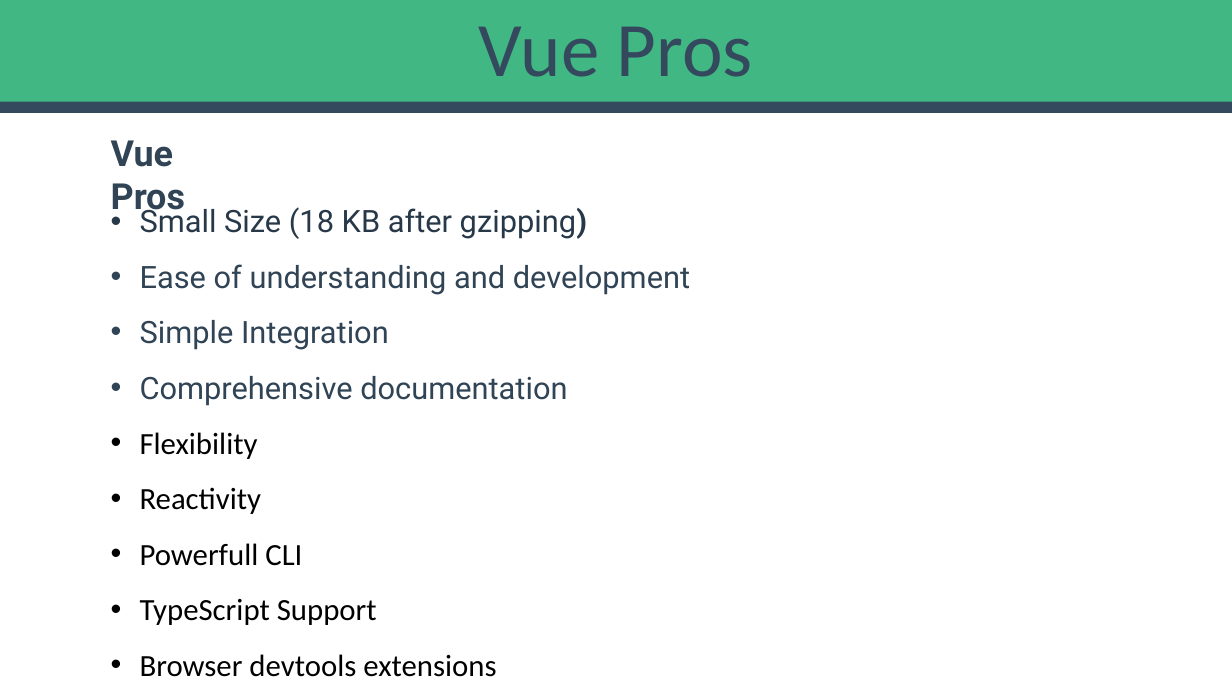
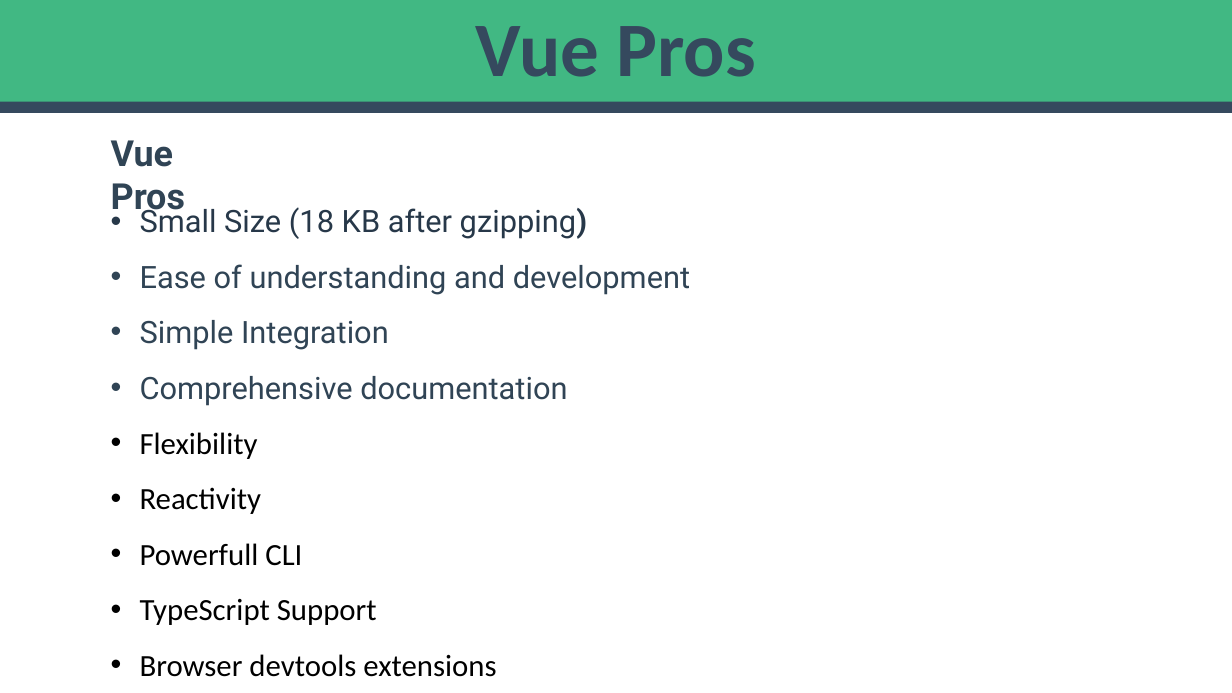
Before and after one commit to myprojectsfile/My-Vue-Course, a slide deck: slide 2 of Presentations/01 - Introduction/01 - What is Vue.js.pptx. Drawn at 1232x693 pixels with LibreOffice and Linux fonts; fonts in the diff are those of the drawing; background and template pictures are left out. Boxes give left, top, right and bottom in pixels: in the first picture for what was removed or moved away, otherwise in the second. Text is boxed around its words. In the diff, an @@ line names an element or a change of style, - is before the commit and + after.

```diff
--- a/Presentations/01 - Introduction/01 - What is Vue.js.pptx
+++ b/Presentations/01 - Introduction/01 - What is Vue.js.pptx
@@ title "Vue Pros" at [0, 0, 1232, 103]: bold on @@
```
Also in this commit, not shown: 2 other slides changed, 11 other files.
